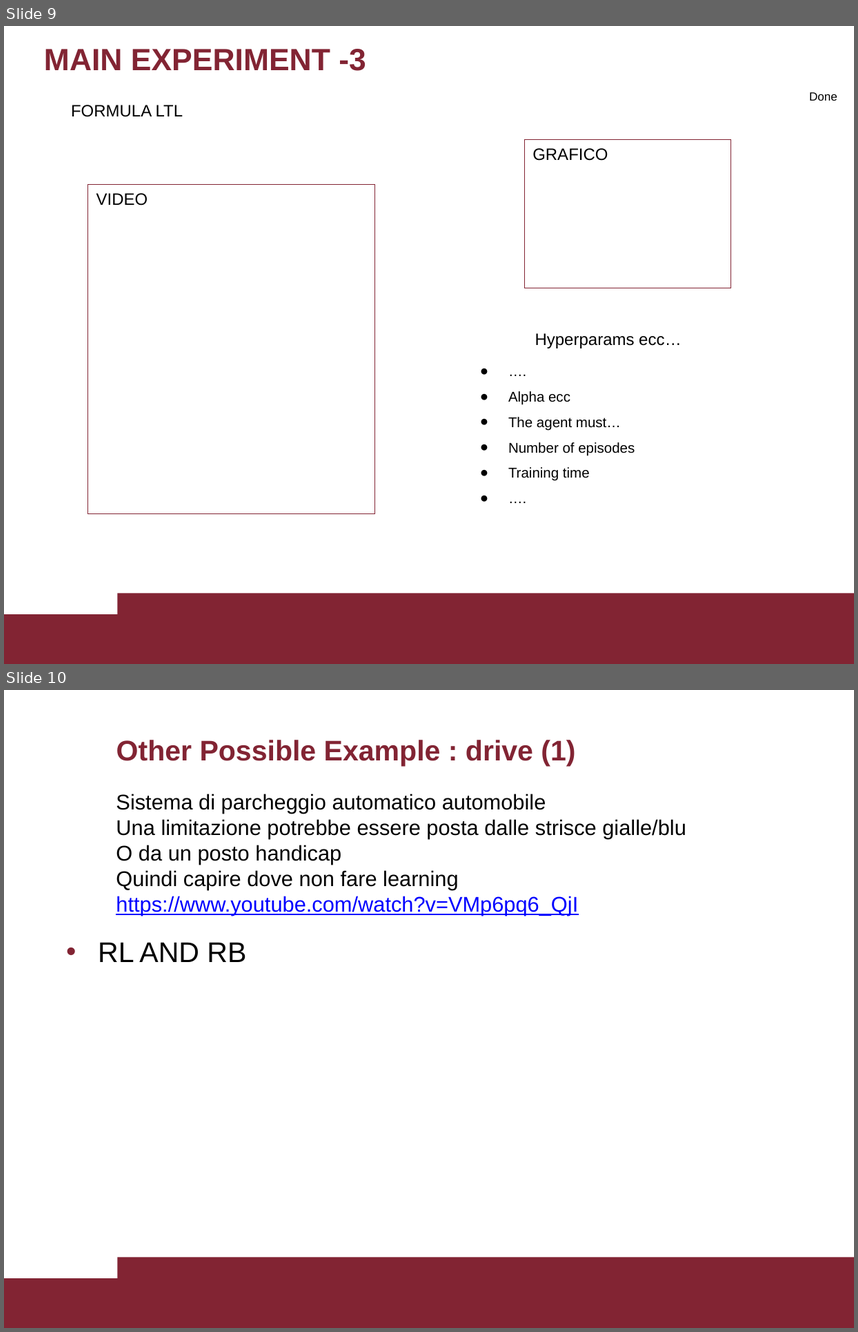
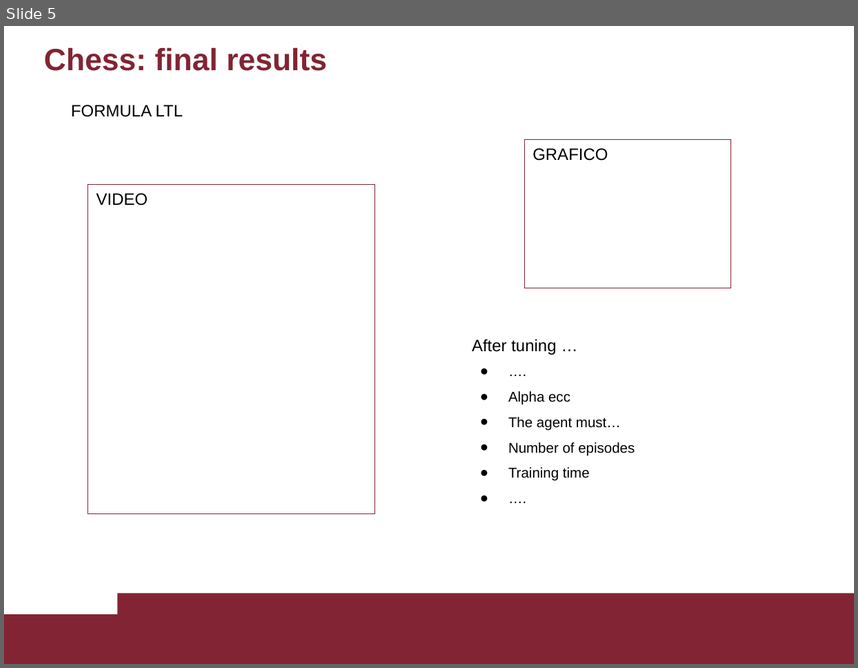
Before and after one commit to Nicodman/Reasoning_Agents_2020, a slide deck: Resogning_Agents.pptx. Shown one above the other, each under a label of ours: slides 9 and 10 before the commit, slide 5 after it. The pictures are 858x1332 and 858x668 pixels, drawn with LibreOffice and Linux fonts; fonts in the diff are those of the drawing. Boxes give left, top, right and bottom in pixels: in the first picture for what was removed or moved away, otherwise in the second. Text is boxed around its words. In the diff, an @@ line names an element or a change of style, - is before the commit and + after.

```diff
--- a/Resogning_Agents.pptx
+++ b/Resogning_Agents.pptx
@@ slide 10 removed at box(4, 690, 854, 1328), background #FFFFFF; not listed: 2 template elements that a slide beside it also shows @@
@@ title removed at box(116, 740, 575, 766) @@
-Other Possible Example : drive (1)
@@ text removed at box(116, 793, 686, 915) @@
-Sistema di parcheggio automatico automobile
-Una limitazione potrebbe essere posta dalle strisce gialle/blu
-O da un posto handicap
-Quindi capire dove non fare learning
-https://www.youtube.com/watch?v=VMp6pq6_QjI
@@ text removed at box(98, 942, 246, 962) @@
-• RL AND RB
@@ what was slide 9 is now slide 5 @@
@@ slide 5 changed as well @@
@@ title at box(44, 47, 327, 71): text changed @@
-MAIN EXPERIMENT -3
+Chess: final results
@@ rectangle removed at box(808, 86, 828, 106) @@
@@ text removed at box(809, 92, 838, 101) @@
-Done
@@ text at box(472, 339, 556, 354): text changed @@
-Hyperparams ecc…
+After tuning …
```
Also in this commit, not shown: 3 other slides changed, 6 slides added, 8 other slides removed, 12 other files.
